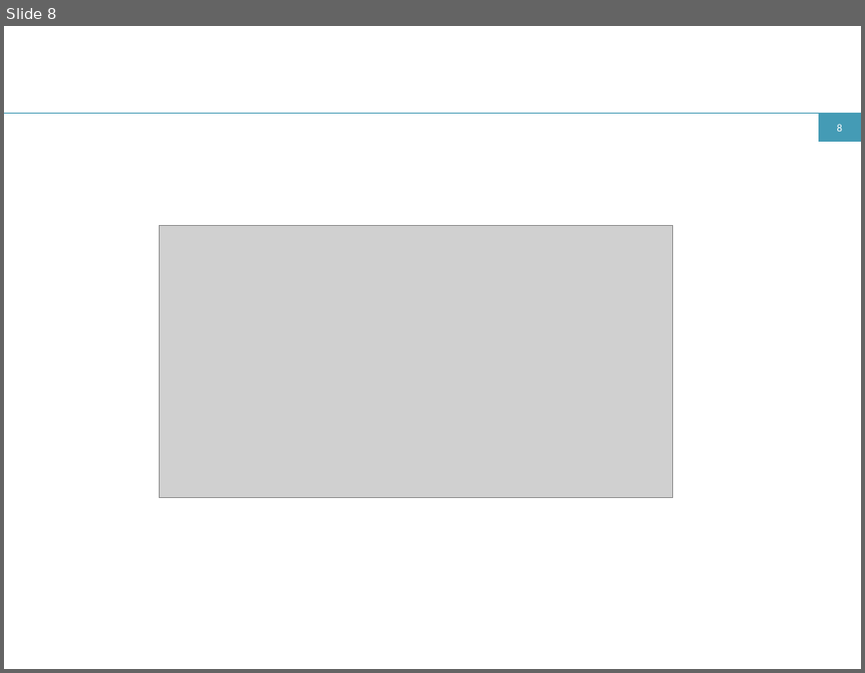
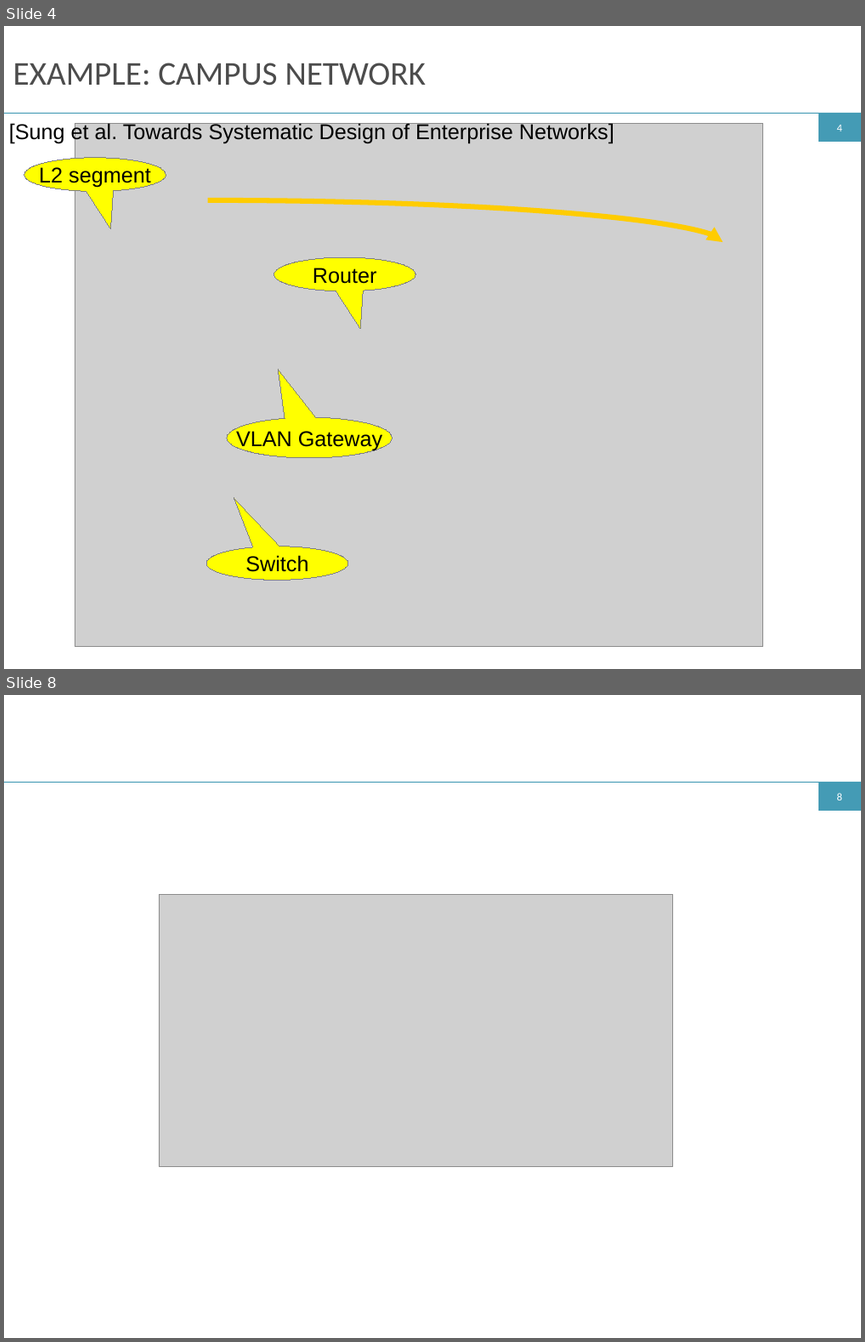
Before and after one commit to ryzhyk/cocoon, a slide deck: doc/netpl16/talk/cocoon.odp. Shown one above the other, each under a label of ours: slide 8 before the commit, slides 4 and 8 after it; the slides between them are not shown. The pictures are 865x673 and 865x1342 pixels, drawn with LibreOffice and Linux fonts; fonts in the diff are those of the drawing; grey boxes stand for pictures. Boxes give left, top, right and bottom in pixels: in the first picture for what was removed or moved away, otherwise in the second. Text is boxed around its words. In the diff, an @@ line names an element or a change of style, - is before the commit and + after.

```diff
--- a/doc/netpl16/talk/cocoon.odp
+++ b/doc/netpl16/talk/cocoon.odp
@@ slide 4 added at [4, 26, 861, 669], background #FFFFFF; not listed: 3 template elements that a slide beside it also shows @@
@@ title added at [13, 63, 426, 86], 28 pt, text #4C4C4C @@
+EXAMPLE: CAMPUS NETWORK
@@ text added at [9, 121, 614, 143], 18 pt, text #000000 @@
+[Sung et al. Towards Systematic Design of Enterprise Networks]
@@ picture added at [75, 123, 763, 646] @@
@@ speech bubble added at [24, 158, 166, 192], fill #FFFF00, outline #808080 0 pt, 18 pt, text #000000 @@
+L2 segment
@@ curved arrow added from (208, 200) to (723, 242), #FFCC00 4.31 pt @@
@@ speech bubble added at [274, 257, 415, 290], fill #FFFF00, outline #808080 0 pt, 18 pt, text #000000 @@
+Router
@@ speech bubble added at [227, 418, 392, 458], fill #FFFF00, outline #808080 0 pt, 18 pt, text #000000 @@
+VLAN Gateway
@@ speech bubble added at [206, 546, 347, 579], fill #FFFF00, outline #808080 0 pt, 18 pt, text #000000 @@
+Switch
```
Also in this commit, not shown: 1 slide changed, 6 other slides added, 4 slides removed, 1 other file.
